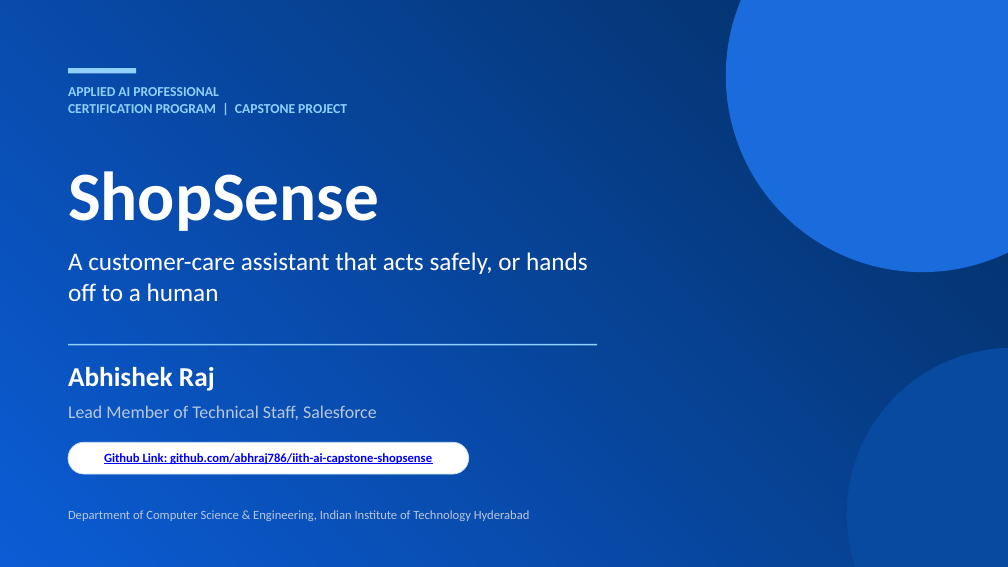
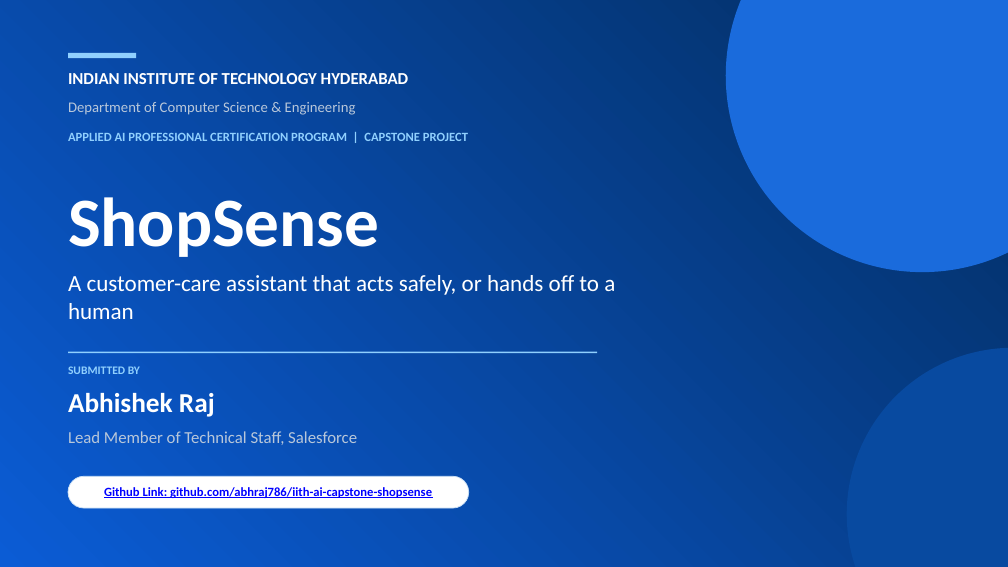
Before and after one commit to abhraj786/iith-ai-capstone-shopsense, a slide deck: slide 1 of docs/deck/iith-ai-capstone-shopsense.pptx. Drawn at 1008x567 pixels with LibreOffice and Linux fonts; fonts in the diff are those of the drawing. Boxes give left, top, right and bottom in pixels: in the first picture for what was removed or moved away, otherwise in the second. Text is boxed around its words. In the diff, an @@ line names an element or a change of style, - is before the commit and + after.

Commit message:
Deck: title slide leads with IIT Hyderabad, then project, then submitter

```diff
--- a/docs/deck/iith-ai-capstone-shopsense.pptx
+++ b/docs/deck/iith-ai-capstone-shopsense.pptx
@@ rectangle: place and size @@
-rectangle at <box>68,68,136,73</box>
+rectangle at <box>68,53,136,58</box>
@@ text at <box>68,73,409,84</box>: text changed; size 12 to 16 pt; text colour #B8C7DA to #FFFFFF; bold on @@
-Department of Computer Science & Engineering, Indian Institute of Technology Hyderabad
+INDIAN INSTITUTE OF TECHNOLOGY HYDERABAD
@@ text added at <box>68,102,356,115</box>, 14 pt, text #B8C7DA @@
+Department of Computer Science & Engineering
@@ text at <box>68,133,468,141</box>: text changed; size 13 to 12 pt @@
-APPLIED AI PROFESSIONAL
-CERTIFICATION PROGRAM | CAPSTONE PROJECT
+APPLIED AI PROFESSIONAL CERTIFICATION PROGRAM | CAPSTONE PROJECT
@@ 3 texts: place and size @@
-3 texts at <box>68,171,379,420</box>
+3 texts at <box>68,197,379,445</box>
@@ text "A customer-care assistant that acts ...": place and size @@
-text "A customer-care assistant that acts ..." at <box>68,252,588,301</box>
+text "A customer-care assistant that acts ..." at <box>68,275,615,319</box>
@@ text "A customer-care assistant that acts ..." at <box>68,275,615,319</box>: size 24 to 22 pt @@
@@ rectangle: place and size @@
-rectangle at <box>68,344,597,346</box>
+rectangle at <box>68,352,597,353</box>
@@ text added at <box>68,366,140,374</box>, 11 pt, text #90D0FE, bold @@
+SUBMITTED BY
@@ text "Lead Member of Technical Staff, ..." at <box>68,431,357,445</box>: size 17 to 16 pt @@
@@ rounded rectangle: place and size @@
-rounded rectangle at <box>68,442,469,474</box>
+rounded rectangle at <box>68,476,469,508</box>
@@ text "Github Link: github.com/abhraj786/iith-ai-capstone-shopsense": place and size @@
-text "Github Link: github.com/abhraj786/iith-ai-capstone-shopsense" at <box>104,453,432,464</box>
+text "Github Link: github.com/abhraj786/iith-ai-capstone-shopsense" at <box>104,487,432,498</box>
```
Also in this commit, not shown: 1 other file.
